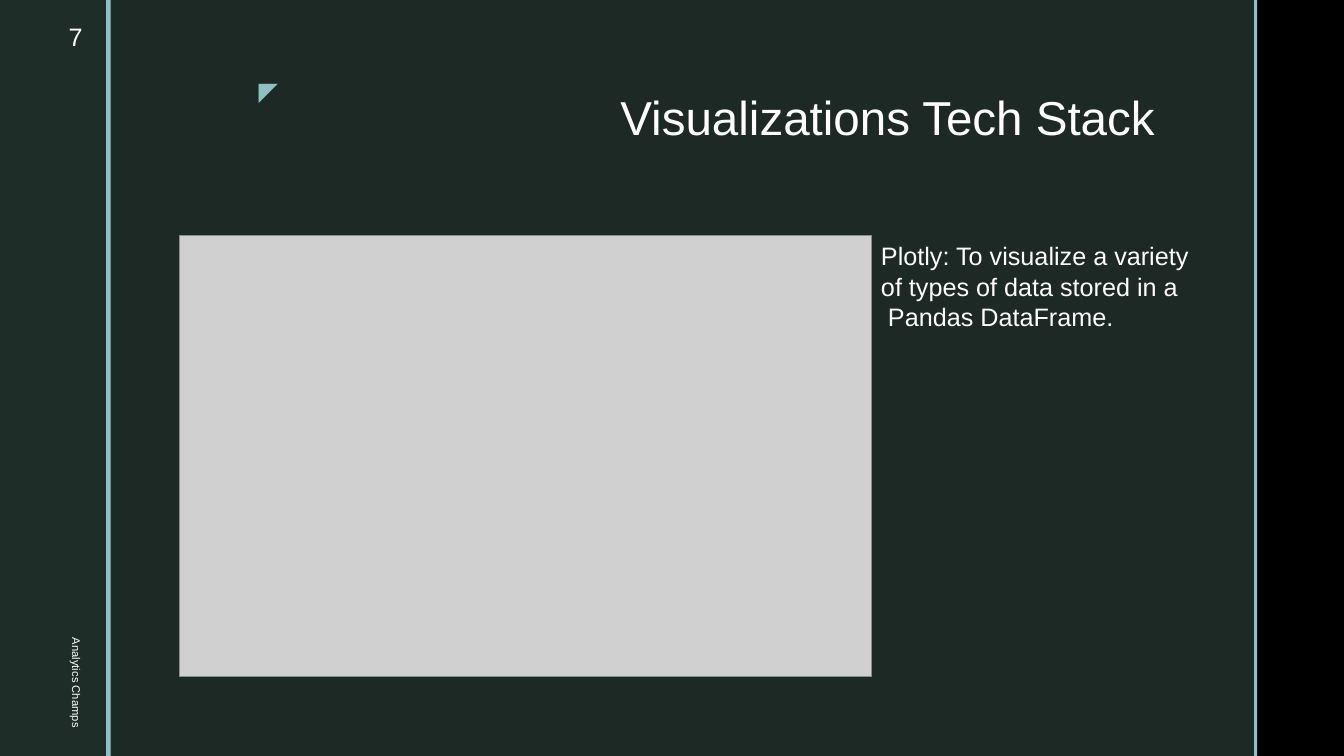
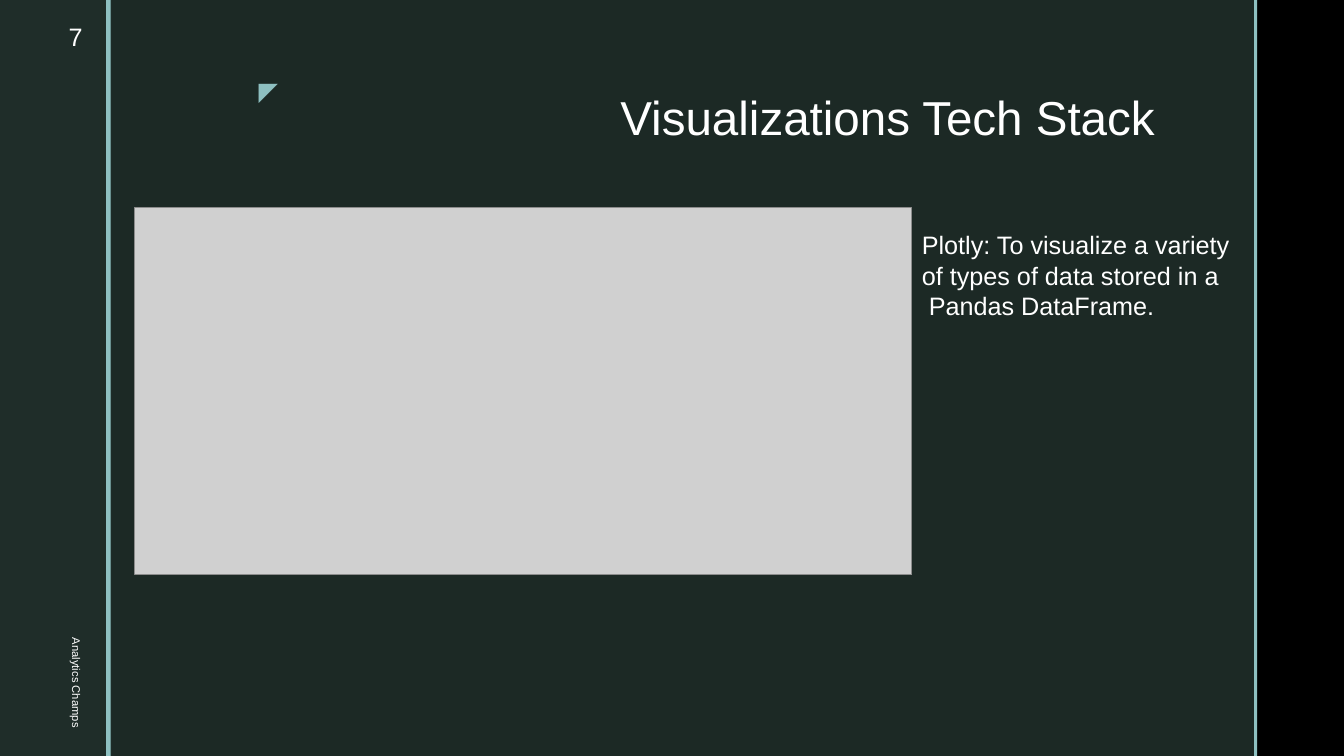
Before and after one commit to amberleeBME/machine-learning-project, a slide deck: slide 7 of Resources/Presentation.pptx. Drawn at 1344x756 pixels with LibreOffice and Linux fonts; fonts in the diff are those of the drawing; grey boxes stand for pictures; background and template pictures are left out. Boxes give left, top, right and bottom in pixels: in the first picture for what was removed or moved away, otherwise in the second. Text is boxed around its words. In the diff, an @@ line names an element or a change of style, - is before the commit and + after.

Commit message:
update

```diff
--- a/Resources/Presentation.pptx
+++ b/Resources/Presentation.pptx
@@ picture resized from (x1=179, y1=236, x2=872, y2=677) to (x1=135, y1=208, x2=912, y2=575) @@
@@ text "Plotly: To visualize a variety" moved from (x1=881, y1=246, x2=1188, y2=327) to (x1=922, y1=235, x2=1229, y2=316) @@
```
